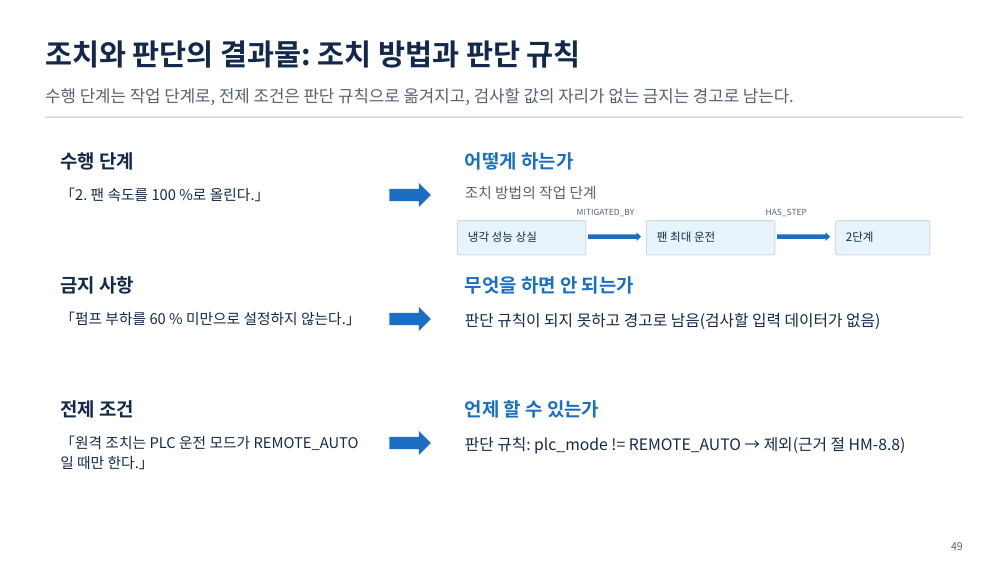
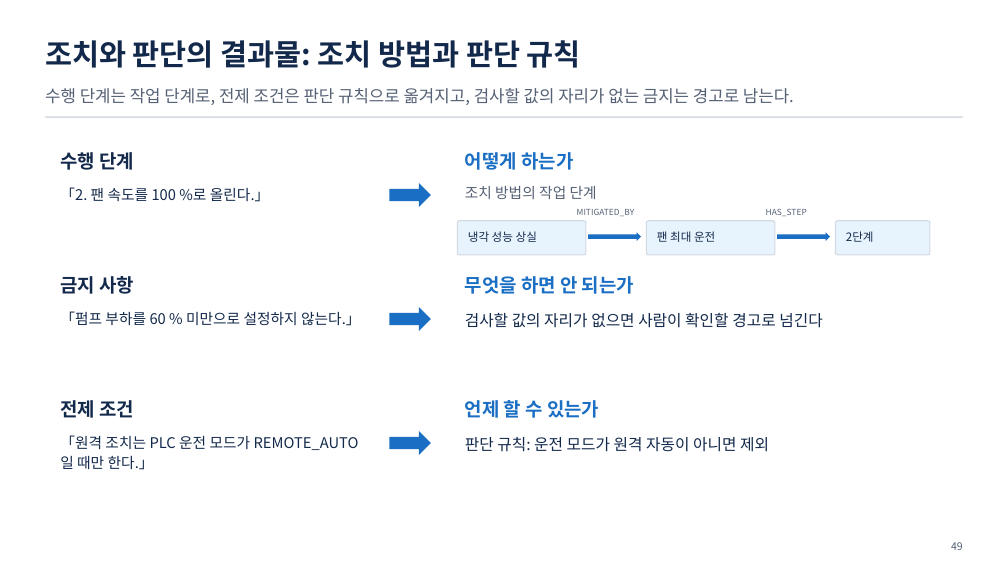
Before and after one commit to uengine-oss/hyd-iot-edu, a slide deck: slide 49 of 산출물/통합반/이론/04회차/통합반_04일차.pptx. Drawn at 1008x567 pixels with LibreOffice and Linux fonts; fonts in the diff are those of the drawing. Boxes give left, top, right and bottom in pixels: in the first picture for what was removed or moved away, otherwise in the second. Text is boxed around its words. In the diff, an @@ line names an element or a change of style, - is before the commit and + after.

```diff
--- a/산출물/통합반/이론/04회차/통합반_04일차.pptx
+++ b/산출물/통합반/이론/04회차/통합반_04일차.pptx
@@ text at box(465, 313, 822, 328): text changed @@
-판단 규칙이 되지 못하고 경고로 남음(검사할 입력 데이터가 없음)
+검사할 값의 자리가 없으면 사람이 확인할 경고로 넘긴다
@@ text at box(465, 437, 769, 452): text changed @@
-판단 규칙: plc_mode != REMOTE_AUTO → 제외(근거 절 HM-8.8)
+판단 규칙: 운전 모드가 원격 자동이 아니면 제외
```
Also in this commit, not shown: 24 other slides changed, 5 other files.
